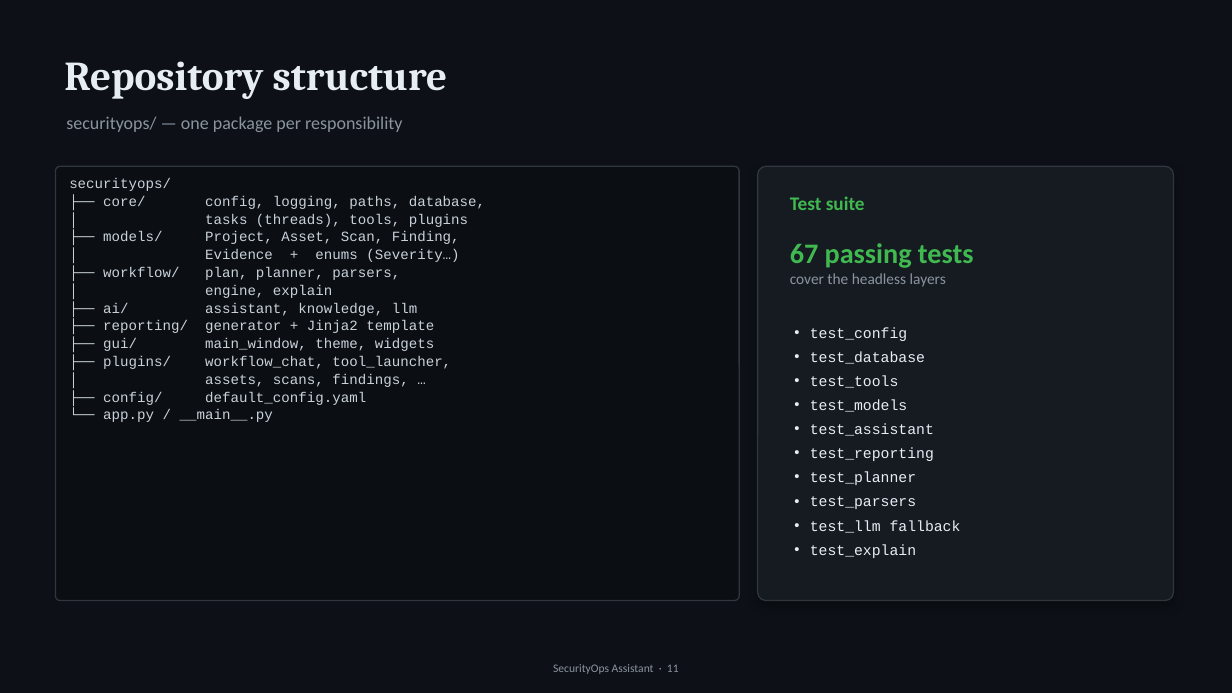
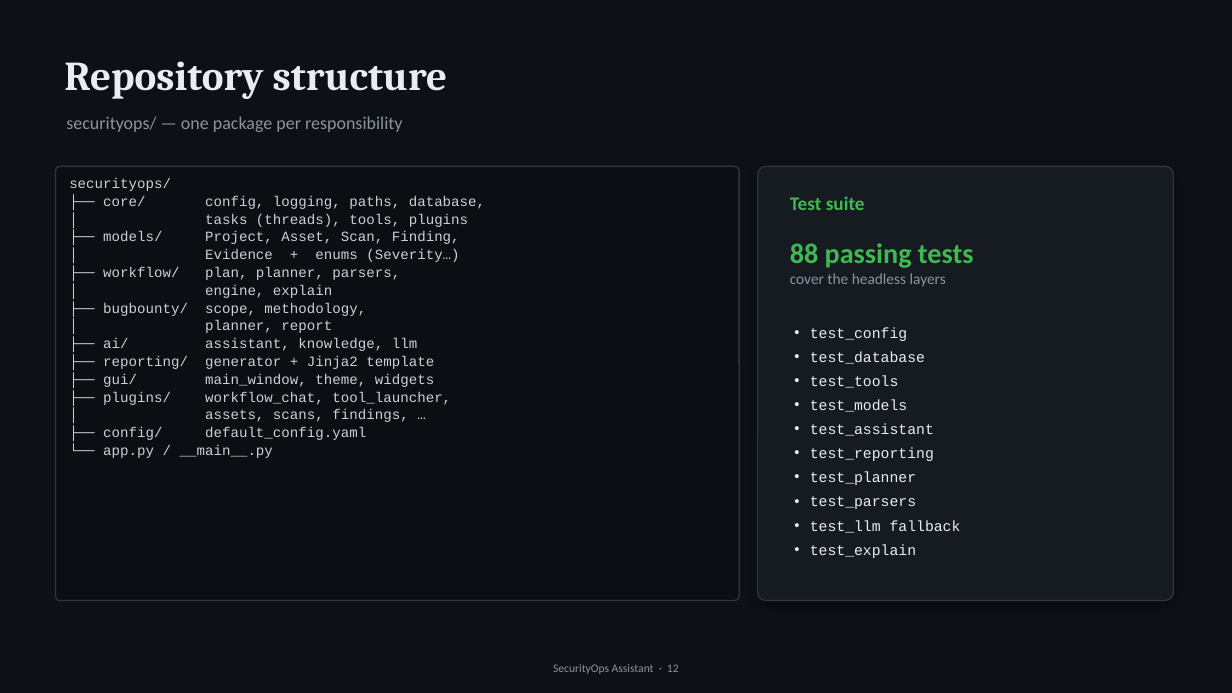
Before and after one commit to niyant07/SecurityOps-Assistant, a slide deck: slide 12 of SecurityOps-Assistant.pptx (slide 11 before the commit). Drawn at 1232x693 pixels with LibreOffice and Linux fonts; fonts in the diff are those of the drawing. Boxes give left, top, right and bottom in pixels: in the first picture for what was removed or moved away, otherwise in the second. Text is boxed around its words. In the diff, an @@ line names an element or a change of style, - is before the commit and + after.

```diff
--- a/SecurityOps-Assistant.pptx
+++ b/SecurityOps-Assistant.pptx
@@ text at (790, 243, 974, 268): text changed @@
-67 passing tests
+88 passing tests
@@ text at (103, 302, 366, 333): paragraphs added @@
+├── bugbounty/ scope, methodology,
+│ planner, report
```
Also in this commit, not shown: 12 other slides changed, 2 slides added, 1 other file.
